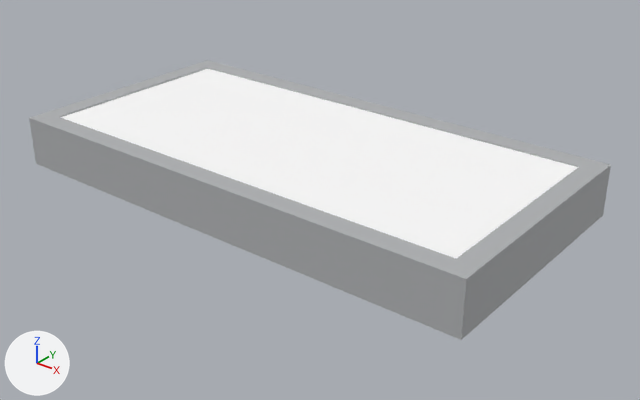
What one commit did to the glTF model models/kit/floor21_glass.glb.
One viewpoint serves both versions: a 50 mm camera at (1.99, -2.38, 1.45) aimed at (0.09, 0.0, -0.02). The axes (+X, +Y, +Z) are drawn at lower left. The lights are the same throughout. The picture after the commit comes second. Vertices at exactly the same position are counted once.

In view in the first picture: 'floor21_glass'.
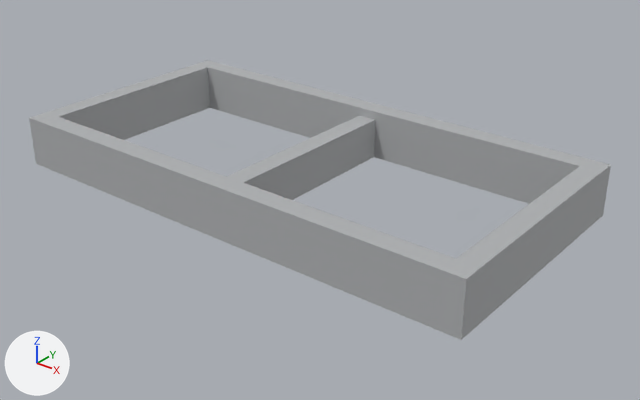
Location of each change, (x1, y1, x2, y2) in pixels of the pictures (640 x 400 px):
part 1 of me_base, deleted
    before: (60, 69, 578, 258)

Diff of the bpy script that builds the scene:
```diff
--- a/models/kit/floor21_glass.glb.py
+++ b/models/kit/floor21_glass.glb.py
@@ me_base @@
 # used by ob_floor21_glass; location = (0.0, 0.0, 0.0)
-me_base.from_pydata(...)  # 40 vertices, 72 faces; spans x -1.0..1.0, y -0.5..0.5, z 0.0..0.2
-me_base.materials.append(mat_pane)
+me_base.from_pydata(...)  # 32 vertices, 60 faces; spans x -1.0..1.0, y -0.5..0.5, z 0.0..0.2
+# me_base part 1: the loose piece of 8 vertices spanning x -0.92..0.92, y -0.42..0.42, z 0.17..0.19 is deleted
 me_base.materials.append(mat_steel)
```
